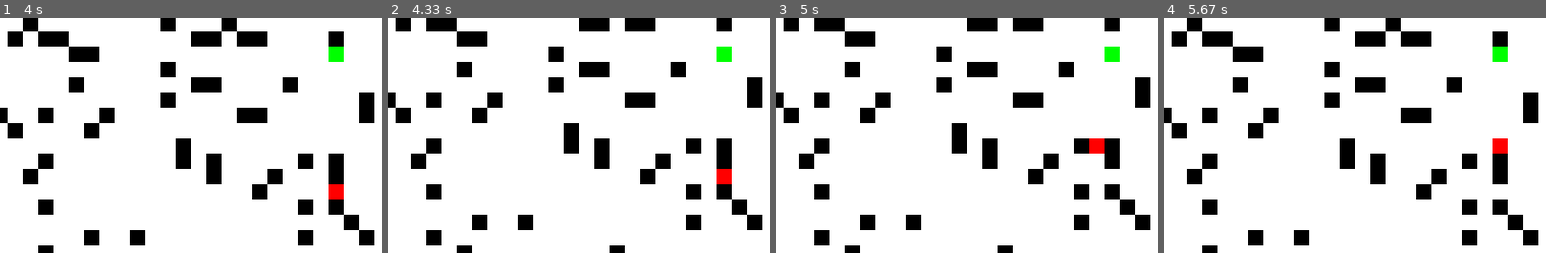
Above: before the commit, frames 1-4 (left to right).
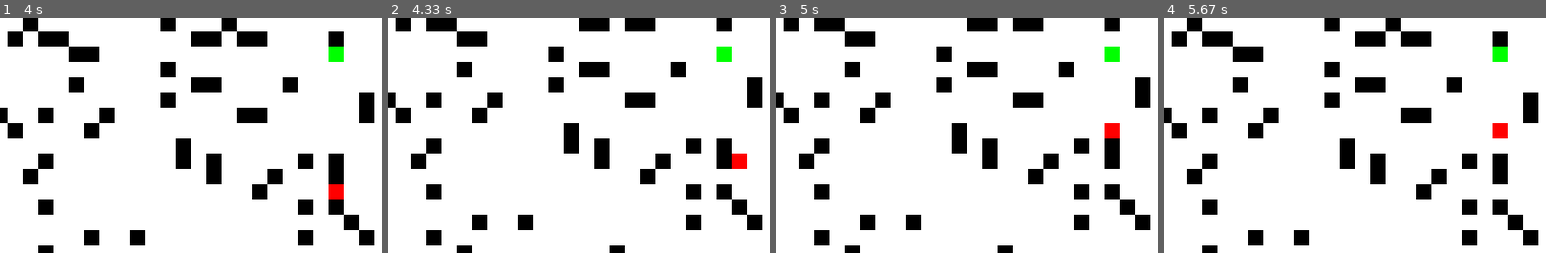
Above: after the commit, the same moments.

Repository: Gazhole/PyGameRL
Game: pygame game, started from engine.py
Same seed, same stepped clock (60 frames per second), same inputs: the game is played once before the commit and once after it.
Inputs:
- Up to frame 1 (4 s): hold Right 0.33-0.8 s; hold Up 0.83-1.13 s; hold W 0.83-1.13 s; hold Right 1.17-1.63 s; hold Left 1.67-2.2 s; hold A 1.67-2.2 s; hold Down 2.23-2.53 s; hold S 2.23-2.53 s; hold Left 2.57-2.97 s; hold A 2.57-2.97 s; hold Up 3-3.37 s; hold W 3-3.37 s; hold Right from 3.4 s (still down)
- Up to frame 2 (4.33 s): release Right at 4.03 s; hold Down from 4.07 s (still down); hold S from 4.07 s (still down)
- Up to frame 3 (5 s): release Down at 4.43 s; release S at 4.43 s; hold Left 4.47-4.93 s; hold A 4.47-4.93 s; hold Right from 4.97 s (still down)
- Up to frame 4 (5.67 s): release Right at 5.43 s; hold Up from 5.47 s (still down); hold W from 5.47 s (still down)
The pictures show only the part of the screen within x 7-57%, y 44-94%; the shares and areas given below are measured in that part.

Frame 1 is identical in both runs. In frame 2, 0.5% of the frame differs, in the area x 86-94%, y 57-71%; in frame 3, 0.5%; in frame 4, 0.5%.

Commit message:
Add files via upload

Diff:
--- a/classes.py
+++ b/classes.py
@@ -1,6 +1,15 @@
 import pygame
 from copy import copy
 import numpy as np
+import math
+
+
+# Get the entity currently occupying the destination tile. Or return None.
+def get_blocking_entities(entities, destination_map_x, destination_map_y):
+    for entity in entities:
+        if entity.blocks and entity.map_x == destination_map_x and entity.map_y == destination_map_y:
+            return entity
+    return None
 
 
 class Entity(pygame.sprite.Sprite):
@@ -16,6 +25,7 @@
         # Set up map and game objects.
         self.map_x = map_x
         self.map_y = map_y
+        self.blocks = True  # Does it block movement?
 
         # Set up graphics.
         self.surf = pygame.Surface((16, 16))
@@ -31,6 +41,14 @@
         self.map_x += dx
         self.map_y += dy
 
+    def attack(self, attack_target):
+        print("{} attacks {}".format(self.name, attack_target.name))
+
+    def distance_to(self, other):
+        dx = other.map_x - self.map_x
+        dy = other.map_y - self.map_y
+        return math.sqrt(dx ** 2 + dy ** 2)
+
 
 class Player(Entity):
     """
@@ -44,30 +62,42 @@
     """
     Monster class contains routines for AI and other things.
     """
-    def __init__(self, name, map_x, map_y, colour):
+    def __init__(self, name, map_x, map_y, colour, target=None):
         super().__init__(name, map_x, map_y, colour)
-        self.flee = False
+        self.flee = False  # Is the monster currently fleeing?
+        self.target = target  # The monster's target (usually the player) chase and attack.
 
     def check_state(self, target):
+        # Later - if hp < 90% set self.flee to True and vice versa.
         if self.map_x == target.map_x and self.map_y == target.map_y:
             self.flee = True
 
-    def take_turn(self, game_map, target):
-        dijkstra = self.update_dijkstra_map(game_map, target)
-        dx, dy = self.calculate_path(dijkstra)
+    # Main Monster AI routine.
+    def take_turn(self, game_map, entities):
+        dijkstra = self.update_dijkstra_map(game_map, self.target, entities)  # Update pathfinding map.
+        dx, dy = self.calculate_path(dijkstra)  # Calculate the most appropriate tile to move into, return relative values.
 
+        # Calculate destination coordinates.
         destination_x = self.map_x + dx
         destination_y = self.map_y + dy
 
-        if not game_map.blocked[destination_x, destination_y]:  # Check if the tiles are walkable.
+        # Check if the tiles are walkable and that there are not any entities at that location.
+        if not game_map.blocked[destination_x, destination_y] and not get_blocking_entities(entities, destination_x, destination_y):
             self.move(dx, dy)  # Move the monster.
+        else:
+            if self.distance_to(self.target) < 2:
+                self.attack(self.target)
 
-        self.check_state(target)
+        # Check state of self at the end of turn.
+        self.check_state(self.target)
 
-    def update_dijkstra_map(self, game_map, target):
+    # Update the pathfinding map.
+    def update_dijkstra_map(self, game_map, target, entities):
+        # Initialise a NoneType array for the game map.
         dijkstra = np.array([[None for y in range(game_map.height + 1)] for x in range(game_map.width + 1)], dtype=float)
-        dijkstra[target.map_x, target.map_y] = 0
+        dijkstra[target.map_x, target.map_y] = 0  # Set target's location to value of 0.
 
+        # Iterate through all map tiles and set the value of the tile to the distance (in tiles) away from the target.
         for x, y in game_map:
             if not game_map.blocked[x, y]:
                 x_distance = x - target.map_x
@@ -80,6 +110,11 @@
                     y_distance = y_distance * -1
 
                 dijkstra[x, y] = x_distance + y_distance
+
+        # Blank out other monsters so AI doesn't try to move there
+        for entity in entities:
+            if entity is not target:
+                dijkstra[entity.map_x, entity.map_y] = None
 
         if self.flee:
             dijkstra = copy(dijkstra) * -1.2
--- a/engine.py
+++ b/engine.py
@@ -5,7 +5,7 @@
 import pygame
 from input_functions import handle_keys, get_inputs
 from render_functions import render_all
-from classes import Player, Monster
+from classes import Player, Monster, get_blocking_entities
 from map_functions import GameMap, display_to_map, MapChunk, get_visible_map_chunk
 from random import randint
 from game_states import Turn
@@ -44,12 +44,12 @@
     entities.append(player)
 
     # Add some basic monsters.
-    entities.append(Monster("Orc", map_x=randint(1, map_width - 1), map_y=randint(1, map_height - 1), colour=(255, 0, 0)))
-    entities.append(Monster("Orc", map_x=randint(1, map_width - 1), map_y=randint(1, map_height - 1), colour=(255, 0, 0)))
-    entities.append(Monster("Orc", map_x=randint(1, map_width - 1), map_y=randint(1, map_height - 1), colour=(255, 0, 0)))
-    entities.append(Monster("Orc", map_x=randint(1, map_width - 1), map_y=randint(1, map_height - 1), colour=(255, 0, 0)))
-    entities.append(Monster("Orc", map_x=randint(1, map_width - 1), map_y=randint(1, map_height - 1), colour=(255, 0, 0)))
-    entities.append(Monster("Orc", map_x=randint(1, map_width - 1), map_y=randint(1, map_height - 1), colour=(255, 0, 0)))
+    entities.append(Monster("Orc 1", map_x=randint(1, map_width - 1), map_y=randint(1, map_height - 1), colour=(255, 0, 0)))
+    entities.append(Monster("Orc 2", map_x=randint(1, map_width - 1), map_y=randint(1, map_height - 1), colour=(255, 0, 0)))
+    entities.append(Monster("Orc 3", map_x=randint(1, map_width - 1), map_y=randint(1, map_height - 1), colour=(255, 0, 0)))
+    entities.append(Monster("Orc 4", map_x=randint(1, map_width - 1), map_y=randint(1, map_height - 1), colour=(255, 0, 0)))
+    entities.append(Monster("Orc 5", map_x=randint(1, map_width - 1), map_y=randint(1, map_height - 1), colour=(255, 0, 0)))
+    entities.append(Monster("Orc 6", map_x=randint(1, map_width - 1), map_y=randint(1, map_height - 1), colour=(255, 0, 0)))
 
     # Set the first turn as the player.
     current_turn = Turn.player
@@ -68,13 +68,14 @@
         render_all(screen_surface, screen_width, screen_height, view_port_width, view_port_height, view_port_x_offset,
                    view_port_y_offset, game_map, player, entities, visible_map_chunk)
 
+        # Start Player Turn
         if current_turn == Turn.player:
 
             # Get inputs and terminate loop if necessary.
             user_input, running = get_inputs(running)
 
             if not user_input:
-                continue  # Continue with game loop.
+                continue  # If no input continue with game loop.
 
             # Process actions
             else:
@@ -83,7 +84,6 @@
 
                 # Action categories.
                 move = action.get("move")
-                attack = action.get("attack")  # Not used, just example.
                 quit_game = action.get("quit")
 
                 if quit_game:  # Triggered when ESC key is pressed.
@@ -93,28 +93,38 @@
                     player_map_x, player_map_y = player.get_map_position()
                     dx, dy = move  # Pull relative values from action.
 
+                    # Calculate potential new coordinates
                     destination_x = player_map_x + dx
                     destination_y = player_map_y + dy
 
                     if not game_map.blocked[destination_x, destination_y]:  # Check if the tiles are walkable.
-                        player.move(dx, dy)  # Move player.
+                        attack_target = get_blocking_entities(entities, destination_x, destination_y)  # Is there a monster at the destination?
 
-                if attack:  # Not used, just example.
-                    pass
+                        # if there is an entity at the location...
+                        if attack_target:
+                            if isinstance(attack_target, Monster):  # ... and it's a monster
+                                player.attack(attack_target)  # Attack it.
+                        else:
+                            player.move(dx, dy)  # If the cell is empty, move player into it.
 
             current_turn = Turn.monster  # Set turn state to monster.
 
+        # Start Monster Turn
         elif current_turn == Turn.monster:
             # Iterate through all entities.
             for entity in entities:
                 if isinstance(entity, Monster):  # If the entity is a Monster
-                    # Can the monster see the player (and vice versa), and is it not alerted to the player?
+                    # Can the monster see the player (and vice versa).
                     if (entity.map_x, entity.map_y) in visible_map_chunk:
-                        entity.take_turn(game_map, player)
+                        if not entity.target:  # If the monster doesn't have a target, set it to the player.
+                            entity.target = player
+
+                        # Process monster turn ai
+                        entity.take_turn(game_map, entities)
 
             current_turn = Turn.player  # Set to player's turn again.
 
-# If the main game loop is broken, quit the game.
+    # If the main game loop is broken, quit the game.
     pygame.quit()
 
 
--- a/map_functions.py
+++ b/map_functions.py
@@ -1,4 +1,8 @@
 import numpy as np
+
+
+def display_to_map(screen_x, screen_y):
+    return int(screen_x / 16), int(screen_y / 16)
 
 
 class GameMap:
@@ -81,7 +85,3 @@
         map_chunk_y1 = 0
 
     return map_chunk_x1, map_chunk_x2, map_chunk_y1, map_chunk_y2
-
-
-def display_to_map(screen_x, screen_y):
-    return int(screen_x / 16), int(screen_y / 16)
